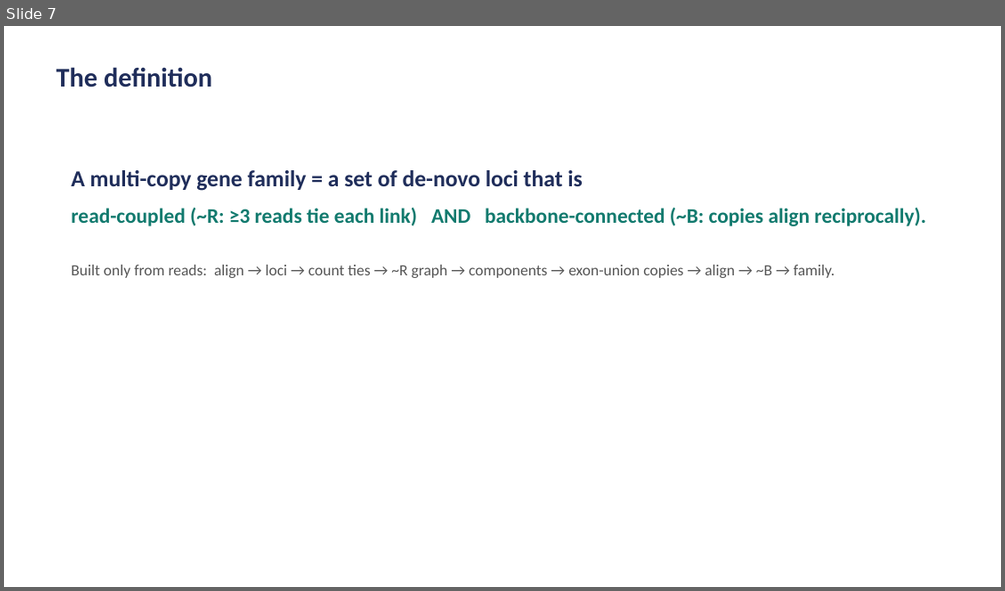
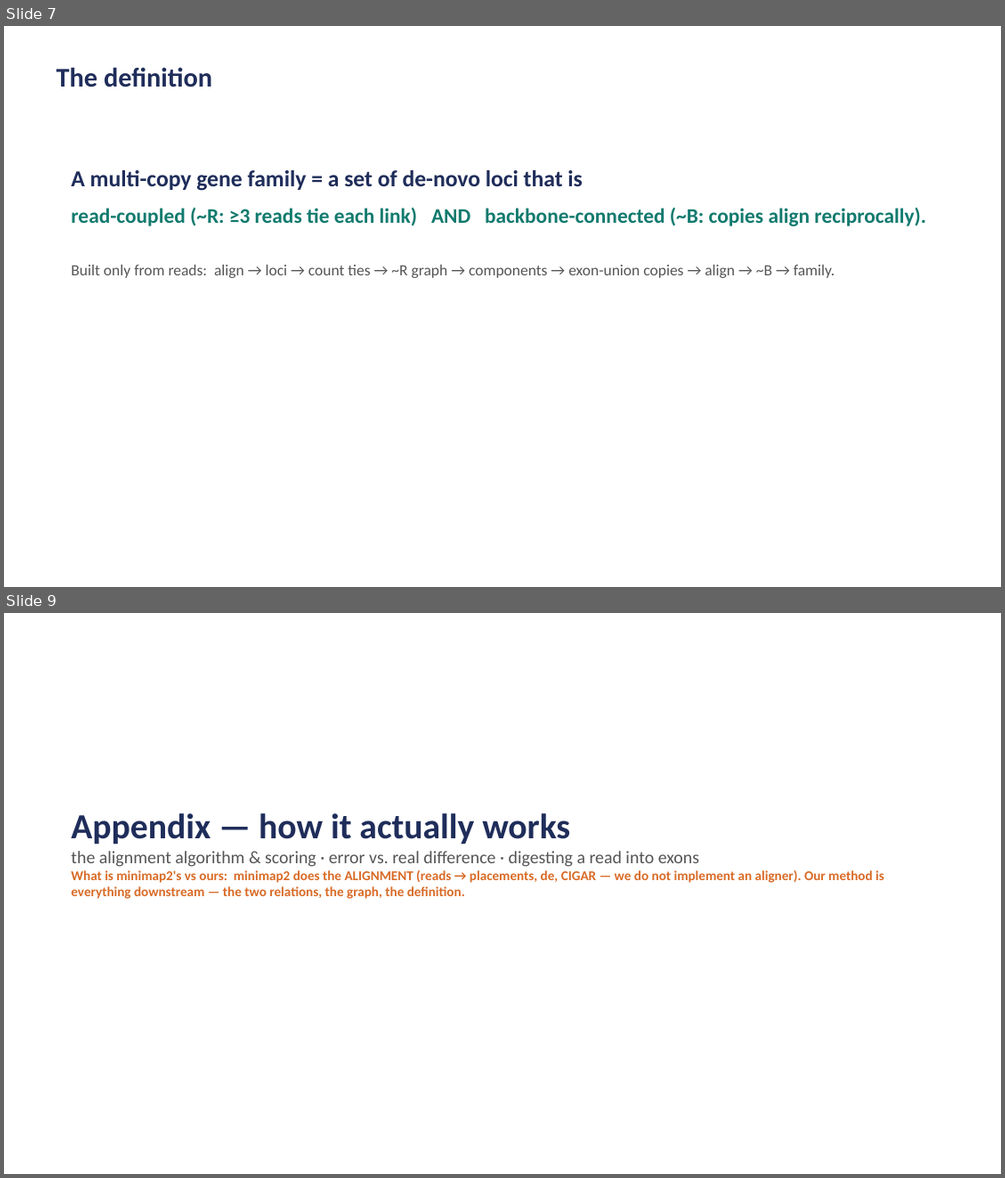
Before and after one commit to juanfraitu1/Rustle, a slide deck: bench/family_definition_visual.pptx. Shown one above the other, each under a label of ours: slide 7 before the commit, slides 7 and 9 after it; the slides between them are not shown. The pictures are 1005x591 and 1005x1178 pixels, drawn with LibreOffice and Linux fonts; fonts in the diff are those of the drawing. Boxes give left, top, right and bottom in pixels: in the first picture for what was removed or moved away, otherwise in the second. Text is boxed around its words. In the diff, an @@ line names an element or a change of style, - is before the commit and + after.

```diff
--- a/bench/family_definition_visual.pptx
+++ b/bench/family_definition_visual.pptx
@@ slide 9 added at (x1=4, y1=613, x2=1001, y2=1174), background #FFFFFF @@
@@ text added at (x1=71, y1=813, x2=884, y2=899), 13 pt, text #D96B27, bold @@
+Appendix — how it actually works
+the alignment algorithm & scoring · error vs. real difference · digesting a read into exons
+What is minimap2's vs ours: minimap2 does the ALIGNMENT (reads → placements, de, CIGAR — we do not implement an aligner). Our method is everything downstream — the two relations, the graph, the definition.
```
Also in this commit, not shown: 1 slide changed, 4 other slides added, 4 other files.
